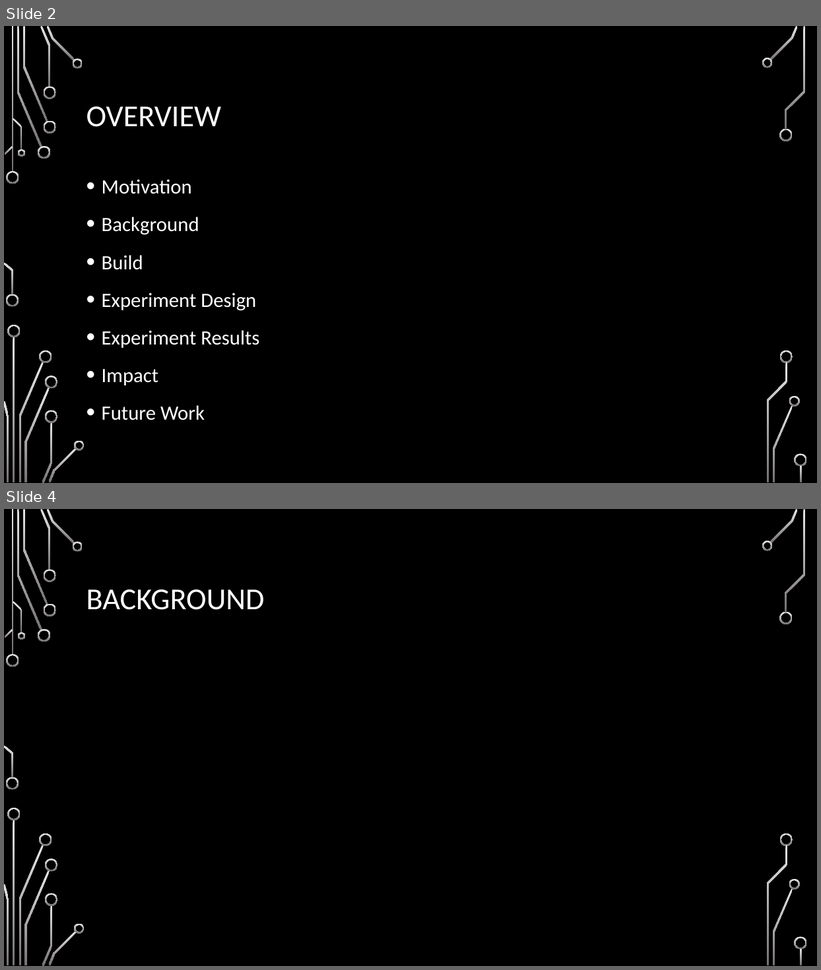
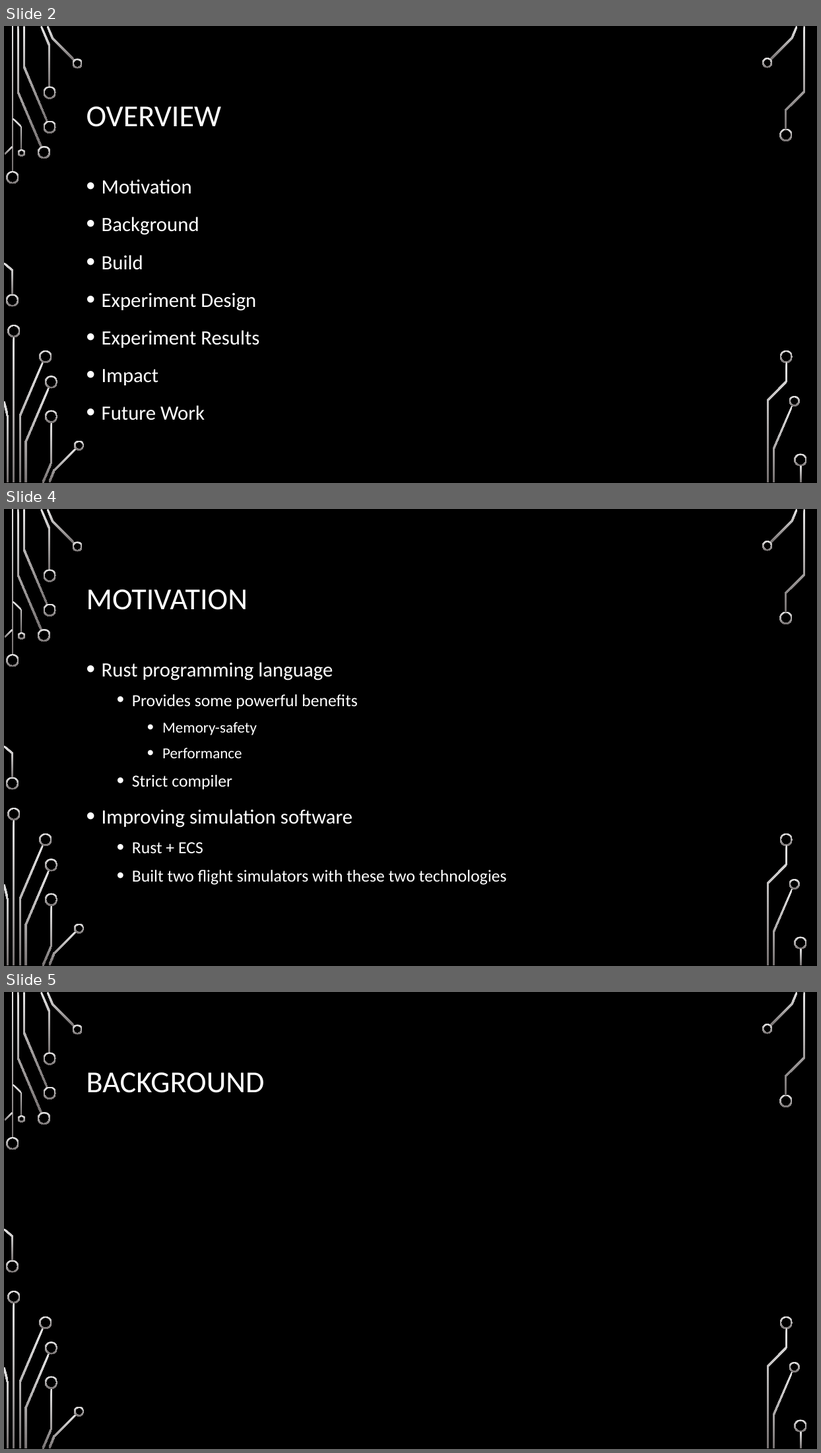
Before and after one commit to chaddw/ECS-Rust-FlightDynamics, a slide deck: Defense.pptx. Shown one above the other, each under a label of ours: slides 2 and 4 before the commit, slides 2, 4 and 5 after it; the slides between them are not shown. The pictures are 821x970 and 821x1453 pixels, drawn with LibreOffice and Linux fonts; fonts in the diff are those of the drawing; background and template pictures are left out. Boxes give left, top, right and bottom in pixels: in the first picture for what was removed or moved away, otherwise in the second. Text is boxed around its words. In the diff, an @@ line names an element or a change of style, - is before the commit and + after.

```diff
--- a/Defense.pptx
+++ b/Defense.pptx
@@ slide 4 added at <box>4,509,817,966</box>, background picture (left out); not listed: 36 template elements that a slide beside it also shows @@
@@ title added at <box>86,590,248,610</box>, 36 pt, text #FFFFFF @@
+MOTIVATION
@@ text added at <box>102,662,507,885</box>, 20 pt, text #FFFFFF @@
+• Rust programming language
+  • Provides some powerful benefits
+    • Memory-safety
+    • Performance
+  • Strict compiler
+• Improving simulation software
+  • Rust + ECS
+  • Built two flight simulators with these two technologies
@@ what was slide 4 is now slide 5 @@
```
Also in this commit, not shown: 13 slides changed, 4 other slides added, 2 slides removed.
